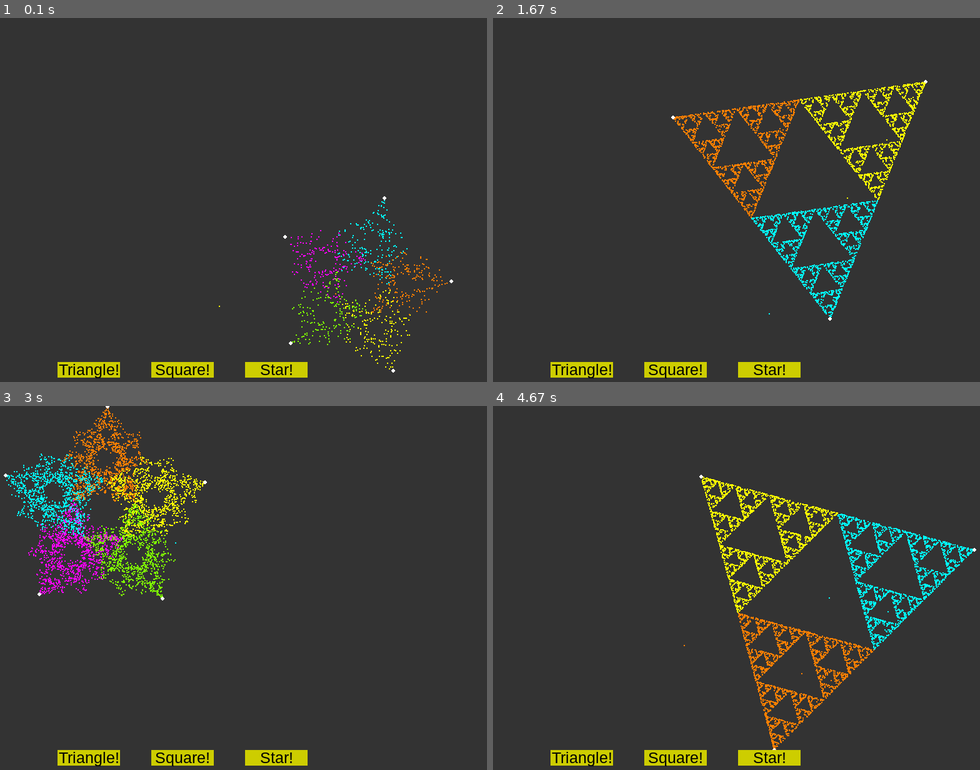
Above: before the commit, frames 1-4 (two rows, left to right).
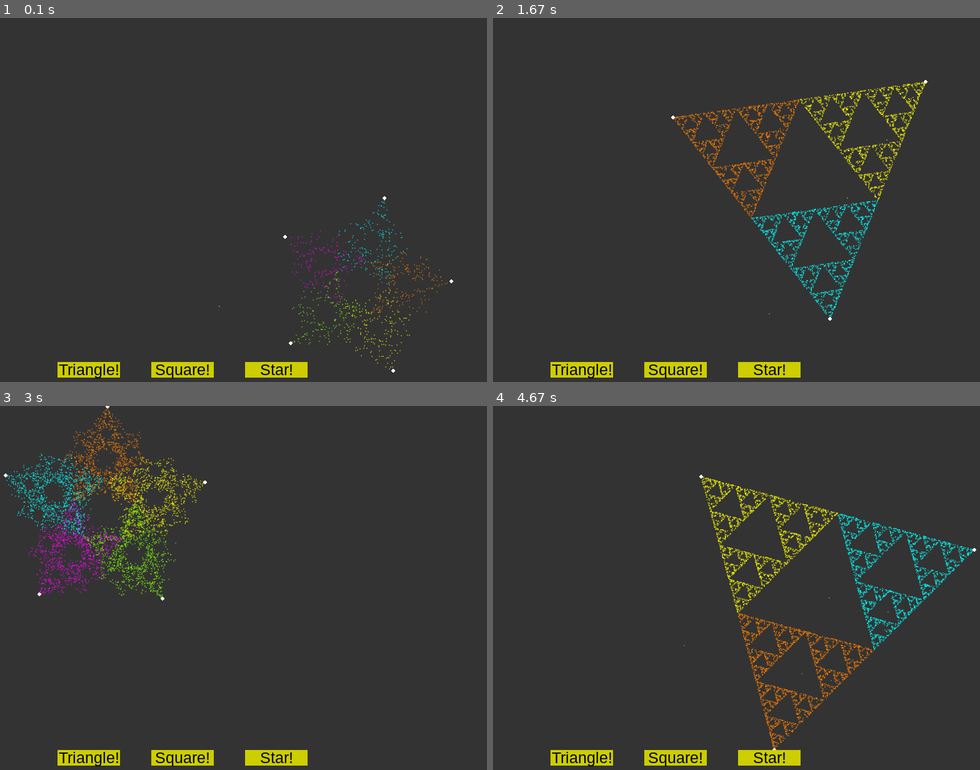
Above: after the commit, the same moments.

Repository: DHameete/pygames
Game: pygame game, started from 07_ChaosGame/main.py
Two runs of this game, one before a commit and one after it. Both use one fixed random seed, a clock stepped at 60 frames per second and the inputs below.
Inputs:
- Up to frame 1 (0.1 s): no input
- Up to frame 2 (1.67 s): click "Square!" at 0.38 s; click "Triangle!" at 0.72 s
- Up to frame 3 (3 s): click "Star!" at 2.05 s
- Up to frame 4 (4.67 s): click "Triangle!" at 3.38 s

The runs differ from the first frame. In frame 1, 0.8% of the frame differs, in the area x 44-92%, y 50-97%; in frame 2, 3.1%; in frame 3, 3.7%; in frame 4, 4.0%, in the area x 39-99%, y 19-95%.

Commit message:
Transparancy factor added to dots

Diff:
--- a/07_ChaosGame/main.py
+++ b/07_ChaosGame/main.py
@@ -64,6 +64,9 @@
     # Draw background
     displaysurface.fill((51, 51, 51))
 
+    # Font
+    font = pygame.font.SysFont('Arial', 25)
+
     # Initialize shape
     n = 5
     points = init_chaos_mid(n)
@@ -80,8 +83,6 @@
     prev = 0
     a = prev
 
-    # Font
-    font = pygame.font.SysFont('Arial', 25)
 
     # button 1
     button1 = pygame.Rect(100,height-50,100,25)
@@ -140,6 +141,11 @@
         for point in points:
             pygame.draw.circle(displaysurface, WHITE, point, 3)
 
+        # temporary surface
+        surface2 = pygame.Surface((width,height))
+        surface2.set_colorkey((0,0,0))
+        surface2.set_alpha(100)
+
         # Draw new set of points
         for _ in range(100):
 
@@ -157,10 +163,12 @@
             pos = pos.lerp(points[a],0.5)
             clr = COLORS[a]
 
-            pygame.draw.circle(displaysurface, clr, pos, 1)
+            pygame.draw.circle(surface2, clr, pos, 1)
 
             prevprev = prev
             prev = a
+
+        displaysurface.blit(surface2, (0,0))
 
         pygame.draw.rect(displaysurface, (205, 205, 0), button1)
         displaysurface.blit(text1, text_rect1)
